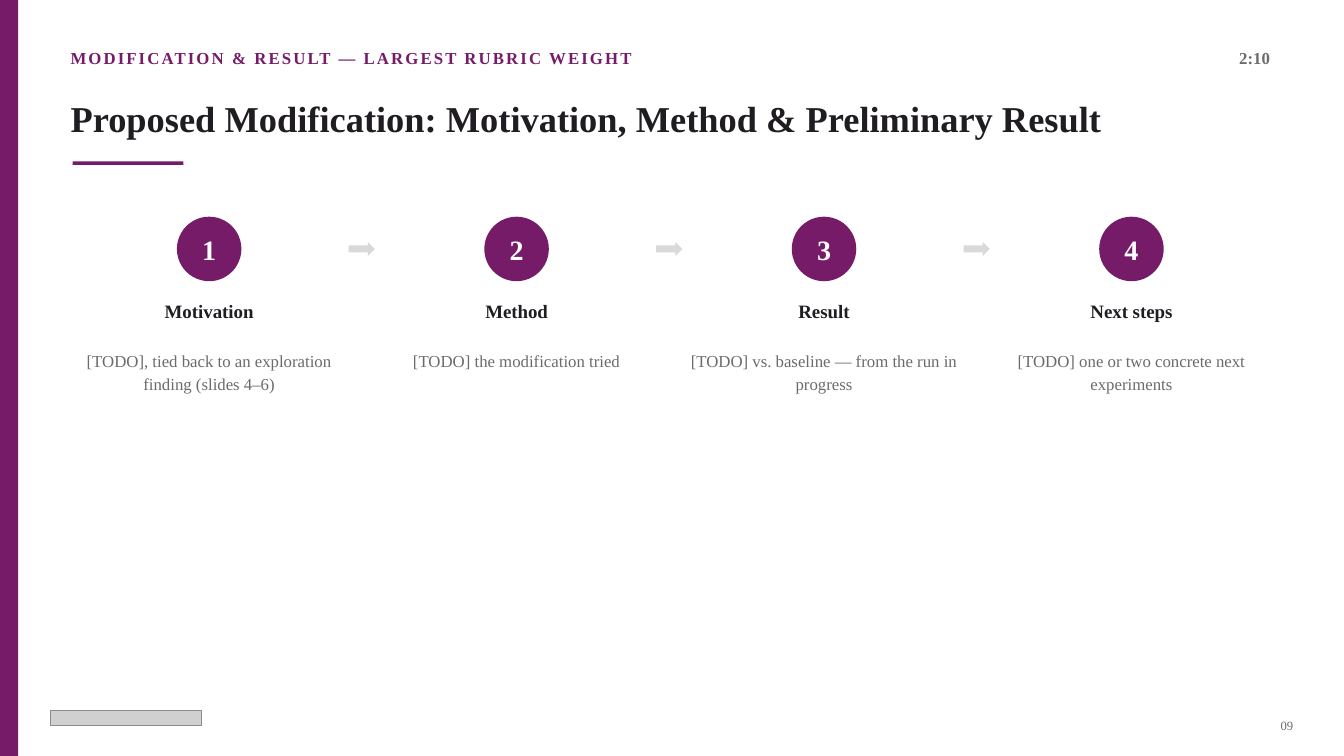
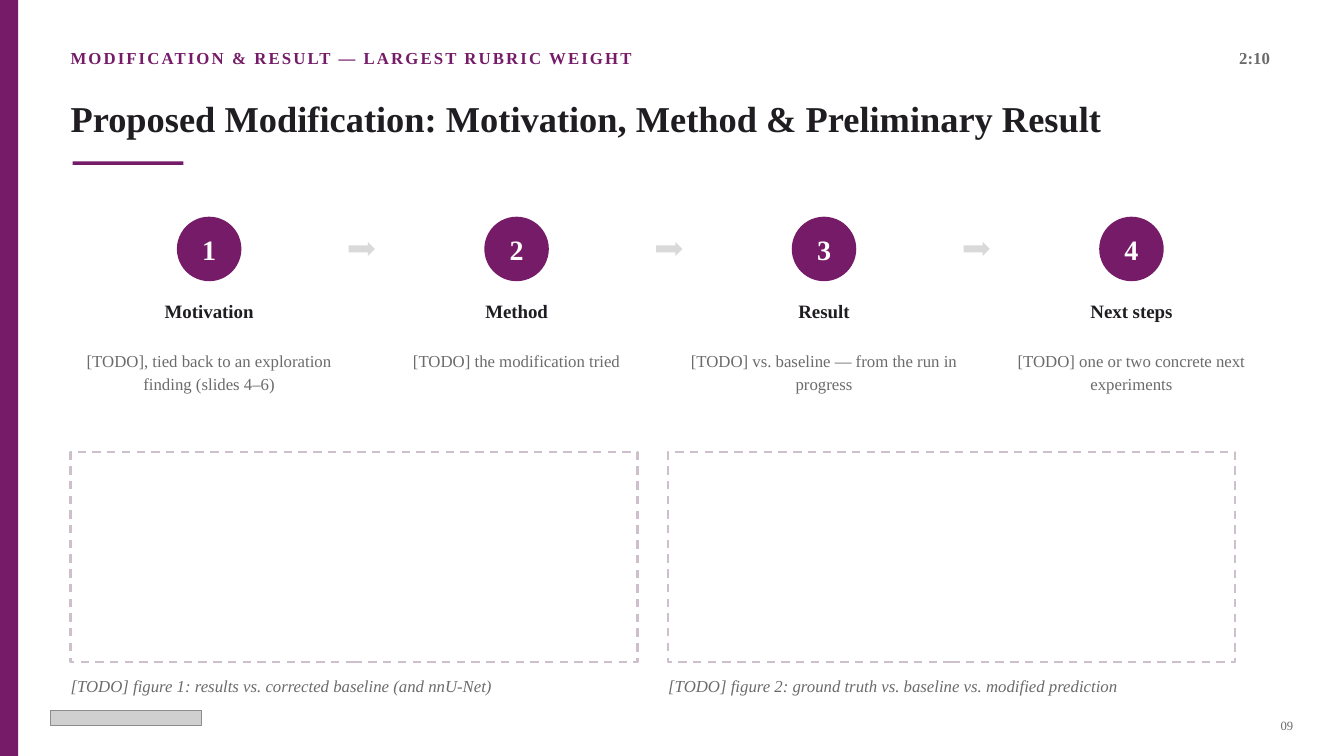
Before and after one commit to HKervadec/ai4mi_project, a slide deck: slide 10 of deck/midproject_outline.pptx. Drawn at 1344x756 pixels with LibreOffice and Linux fonts; fonts in the diff are those of the drawing; grey boxes stand for pictures. Boxes give left, top, right and bottom in pixels: in the first picture for what was removed or moved away, otherwise in the second. Text is boxed around its words. In the diff, an @@ line names an element or a change of style, - is before the commit and + after.

Commit message:
Deck: baseline layout with comparison grid, figure frames on the modification slide

```diff
--- a/deck/midproject_outline.pptx
+++ b/deck/midproject_outline.pptx
@@ rectangle added at box(71, 453, 637, 662), fill #FFFFFF, outline #CDBFCB 1.5 pt dashed @@
@@ rectangle added at box(668, 453, 1235, 662), fill #FFFFFF, outline #CDBFCB 1.5 pt dashed @@
@@ text added at box(71, 680, 491, 696), 12 pt, text #6B6B6B, italic @@
+[TODO] figure 1: results vs. corrected baseline (and nnU-Net)
@@ text added at box(668, 680, 1117, 696), 12 pt, text #6B6B6B, italic @@
+[TODO] figure 2: ground truth vs. baseline vs. modified prediction
```
Also in this commit, not shown: 1 other slide changed.
